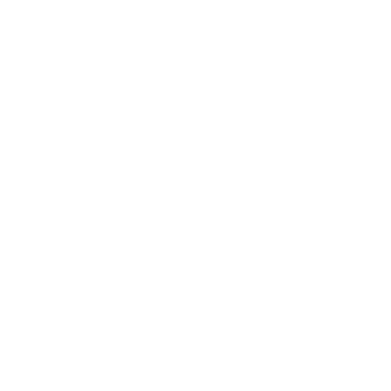
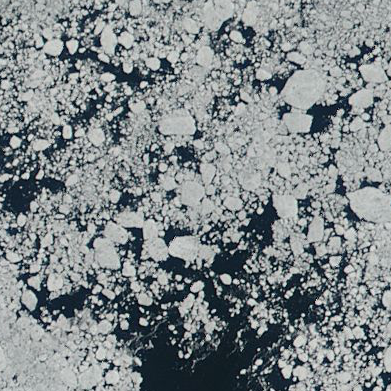
Layer changes from the first 391 x 391 image to the second:
added layer "382_laptev_sea_100km_20160904.aqua.truecolor.250m" above "landfast ice" over [0, 0, 391, 391]
